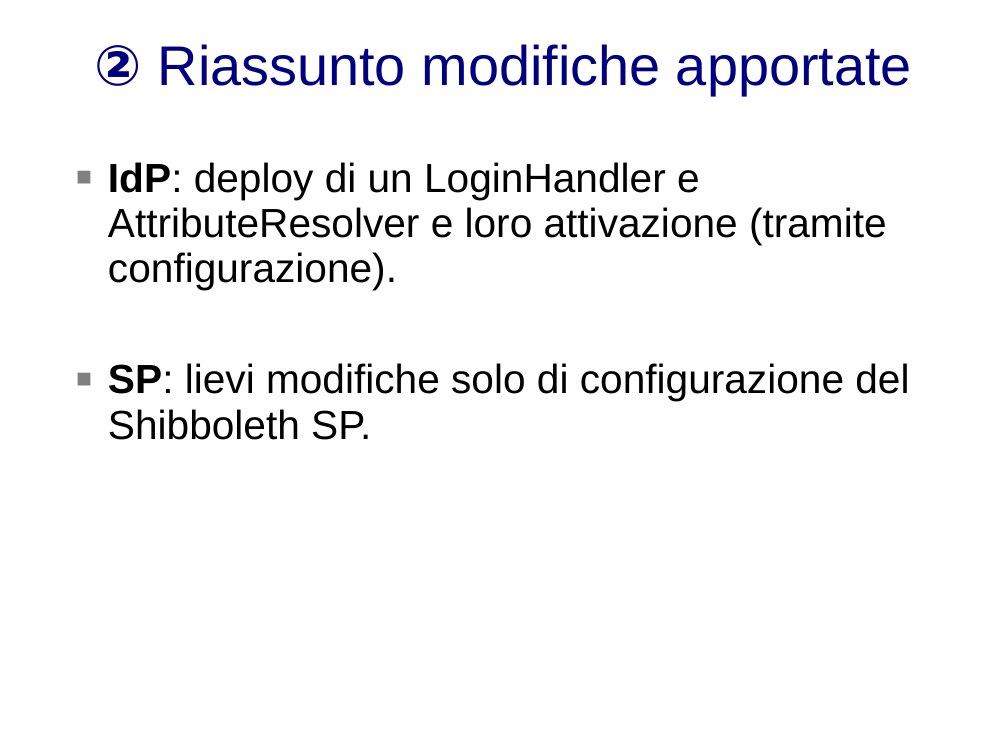
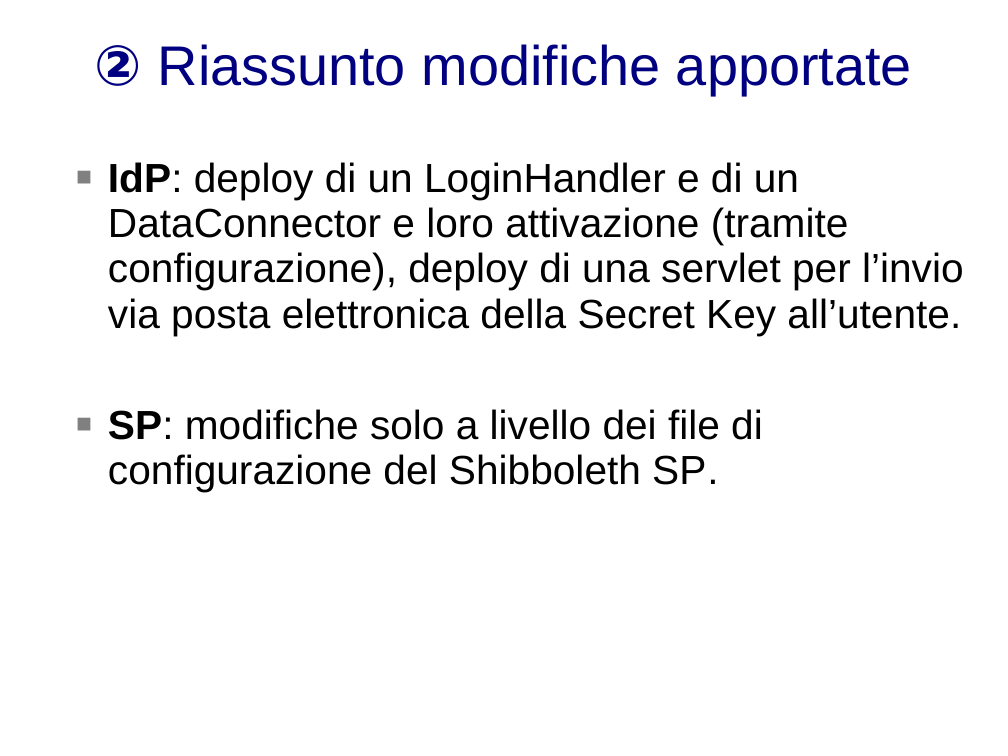
Before and after one commit to biancini/Shibboleth-Authentication, a slide deck: slide 9 of documentation/ShibbolethExtensions.pptx. Drawn at 1008x756 pixels with LibreOffice and Linux fonts; fonts in the diff are those of the drawing; background and template pictures are left out. Boxes give left, top, right and bottom in pixels: in the first picture for what was removed or moved away, otherwise in the second. Text is boxed around its words. In the diff, an @@ line names an element or a change of style, - is before the commit and + after.

```diff
--- a/documentation/ShibbolethExtensions.pptx
+++ b/documentation/ShibbolethExtensions.pptx
@@ text at [108,162,964,492]: text changed @@
-■ IdP: deploy di un LoginHandler e AttributeResolver e loro attivazione (tramite configurazione).
-  ■ SP: lievi modifiche solo di configurazione del Shibboleth SP.
+■ IdP: deploy di un LoginHandler e di un DataConnector e loro attivazione (tramite configurazione), deploy di una servlet per l’invio via posta elettronica della Secret Key all’utente.
+  ■ SP: modifiche solo a livello dei file di configurazione del Shibboleth SP.
```
Also in this commit, not shown: 9 other slides changed.
